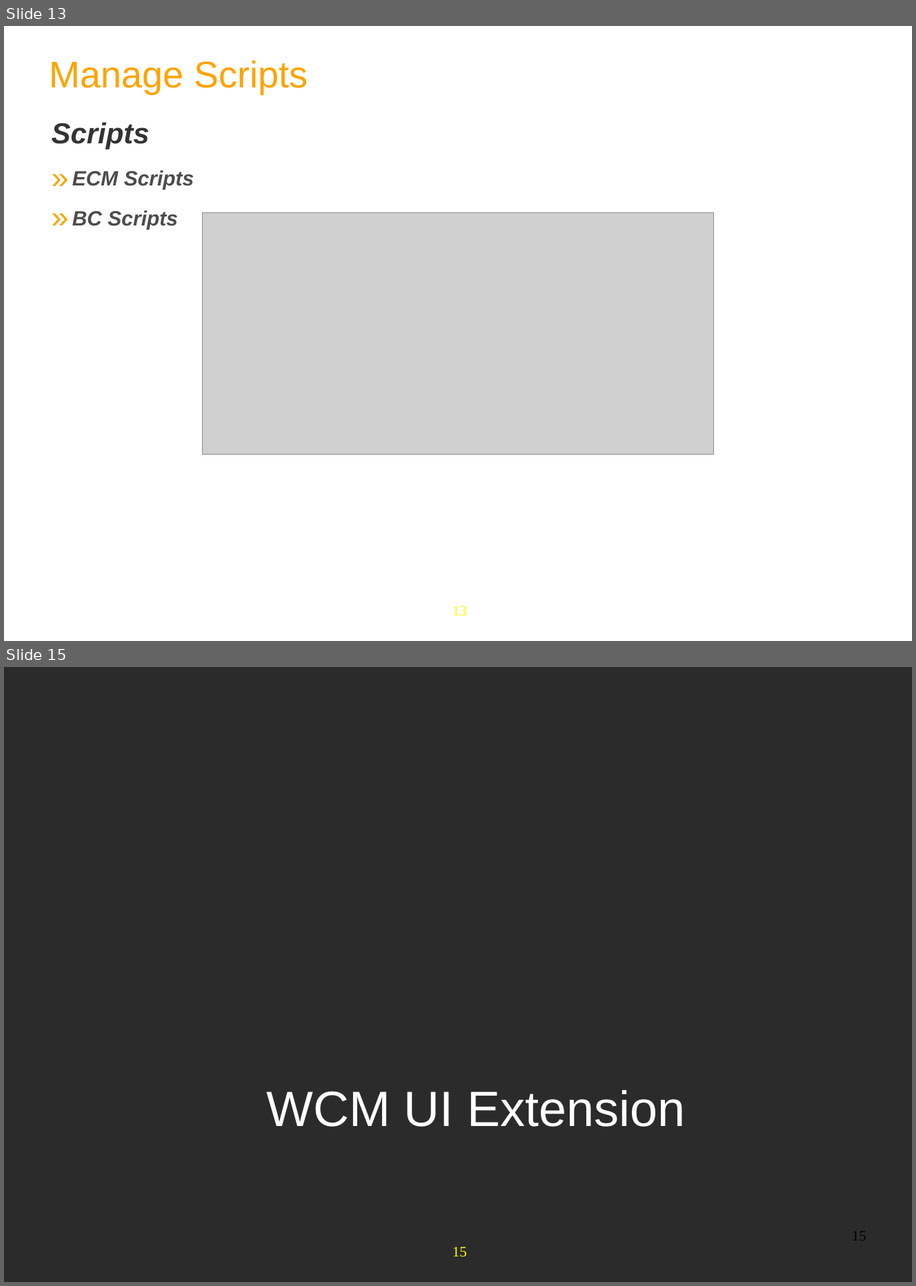
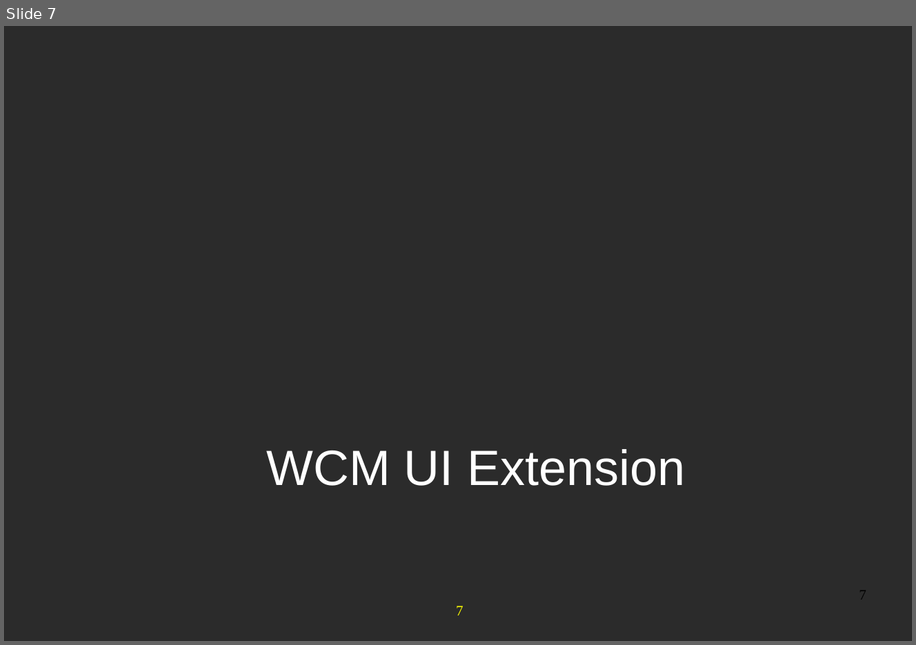
Before and after one commit to anhvurz90/training, a slide deck: slides/exo-developer/en/280-WCM-XDev-en.ppt. Shown one above the other, each under a label of ours: slides 13 and 15 before the commit, slide 7 after it; the slides between them are not shown. The pictures are 916x1286 and 916x645 pixels, drawn with LibreOffice and Linux fonts; fonts in the diff are those of the drawing; grey boxes stand for pictures; background and template pictures are left out; a plain dark background stands for a picture behind light text. Boxes give left, top, right and bottom in pixels: in the first picture for what was removed or moved away, otherwise in the second. Text is boxed around its words. In the diff, an @@ line names an element or a change of style, - is before the commit and + after.

```diff
--- a/slides/exo-developer/en/280-WCM-XDev-en.ppt
+++ b/slides/exo-developer/en/280-WCM-XDev-en.ppt
@@ slide 13 removed at (x1=4, y1=26, x2=912, y2=641), background #FFFFFF; not listed: 1 template element that a slide beside it also shows @@
@@ text removed at (x1=50, y1=60, x2=308, y2=94) @@
-Manage Scripts
@@ text removed at (x1=52, y1=122, x2=194, y2=229) @@
-Scripts
-» ECM Scripts
-» BC Scripts
@@ picture removed at (x1=202, y1=213, x2=713, y2=454) @@
@@ what was slide 15 is now slide 7 @@
@@ page number at (x1=859, y1=590, x2=866, y2=599): text changed @@
-15
+7
@@ page number at (x1=456, y1=606, x2=463, y2=615): text changed @@
-15
+7
```
Also in this commit, not shown: 3 slides changed, 8 other slides removed, 2 other files.
